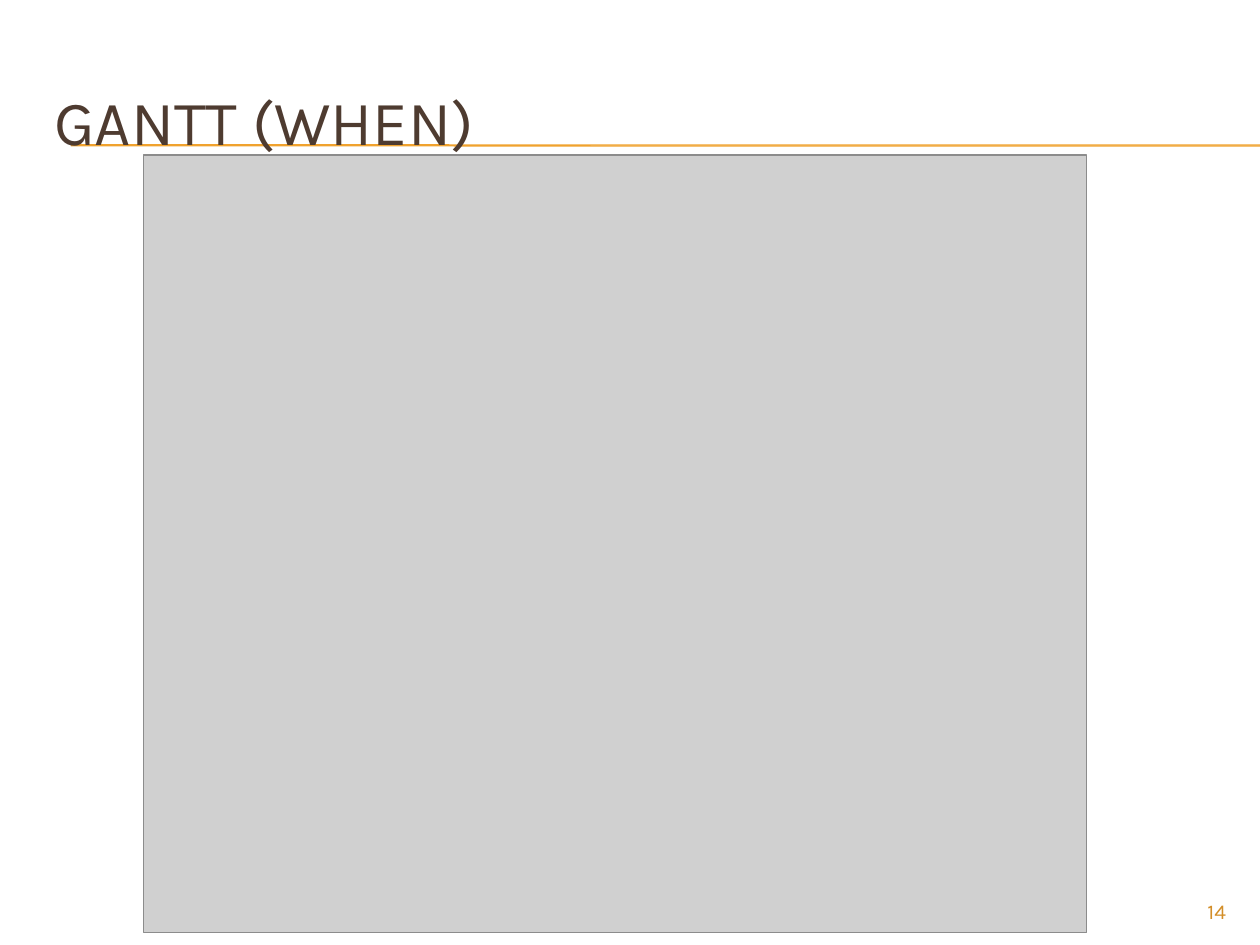
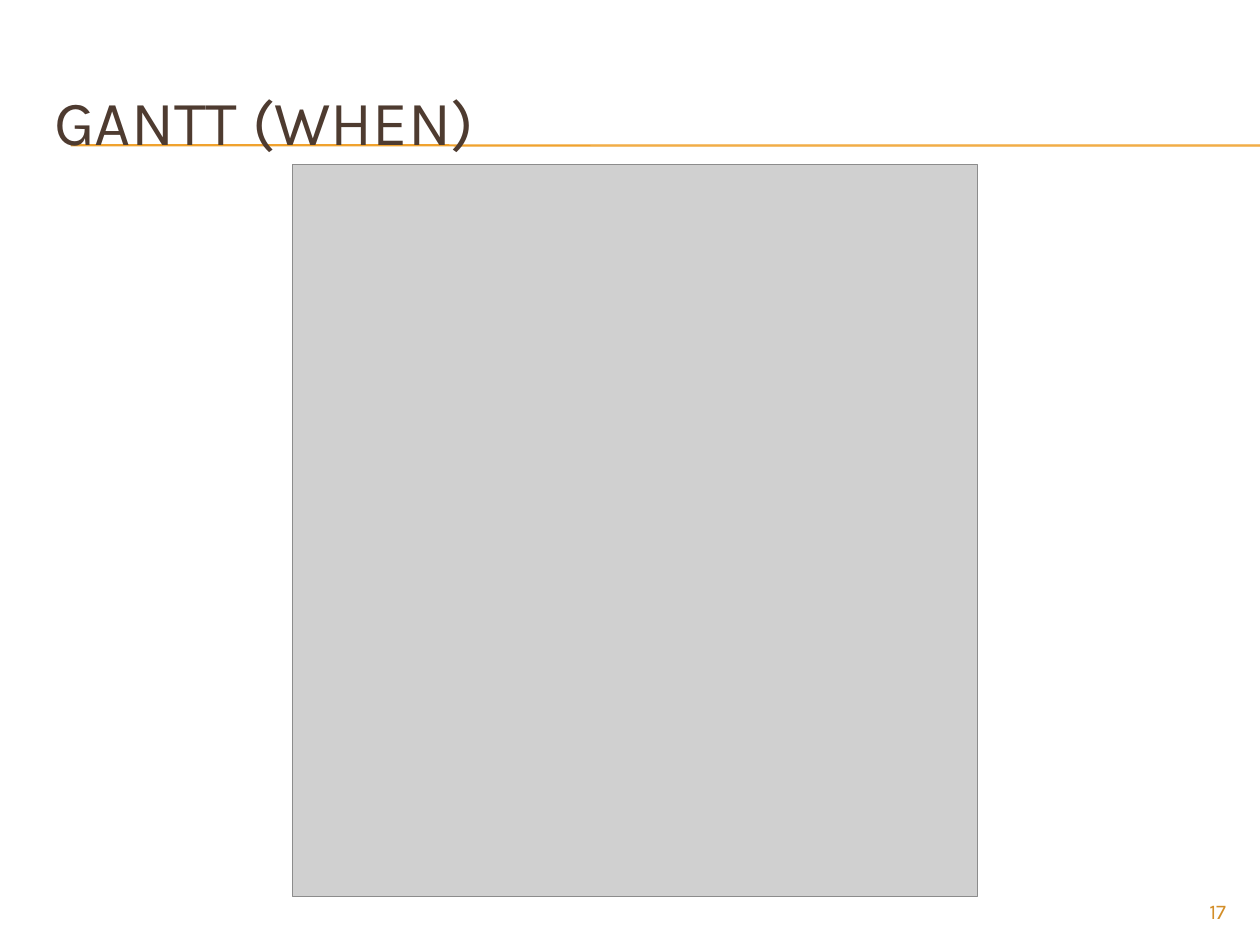
Before and after one commit to hernanjls/food-center, a slide deck: slide 17 of food-center/docs/mid_sem.pptx (slide 14 before the commit). Drawn at 1260x945 pixels with LibreOffice and Linux fonts; fonts in the diff are those of the drawing; grey boxes stand for pictures; background and template pictures are left out. Boxes give left, top, right and bottom in pixels: in the first picture for what was removed or moved away, otherwise in the second. Text is boxed around its words. In the diff, an @@ line names an element or a change of style, - is before the commit and + after.

```diff
--- a/food-center/docs/mid_sem.pptx
+++ b/food-center/docs/mid_sem.pptx
@@ picture: place and size @@
-picture at (144,155,1086,932)
+picture at (292,165,976,897)
@@ page number at (1209,905,1226,919): text changed @@
-14
+17
```
Also in this commit, not shown: 5 other slides changed, 3 slides added, 3 other files.
